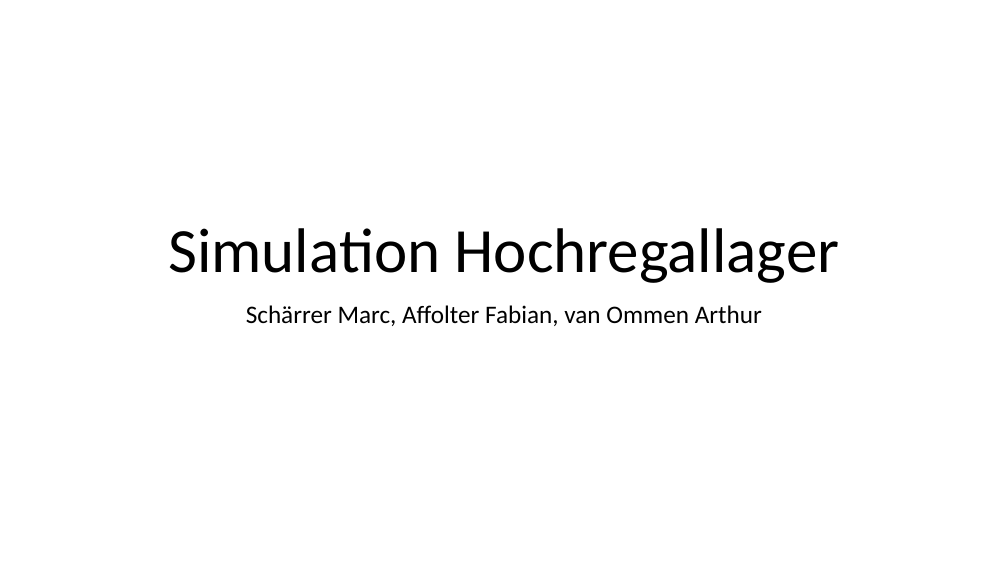
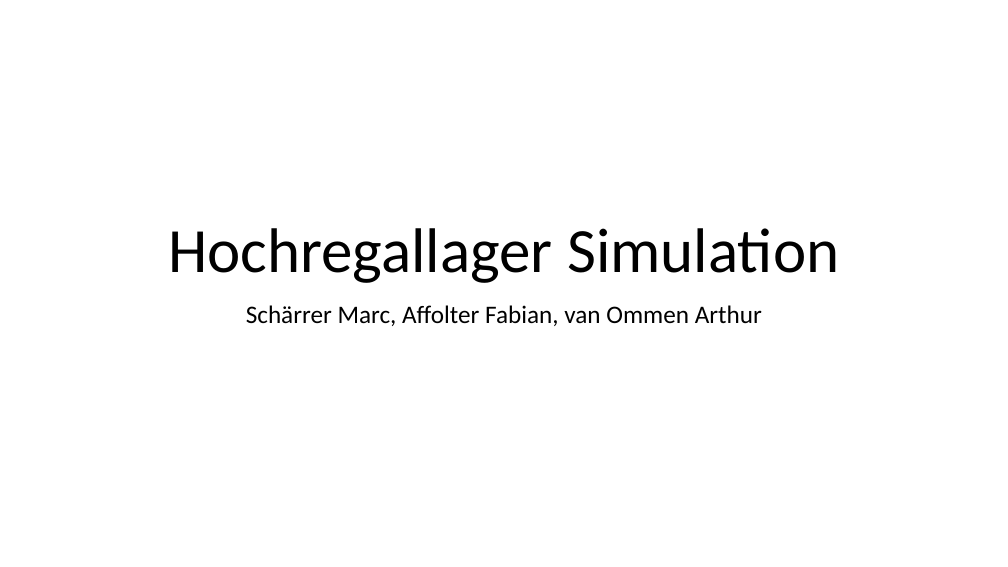
Before and after one commit to fabaff/high-rack-warehouse, a slide deck: slide 1 of docs/Praesentation.pptm. Drawn at 1008x567 pixels with LibreOffice and Linux fonts; fonts in the diff are those of the drawing; background and template pictures are left out. Boxes give left, top, right and bottom in pixels: in the first picture for what was removed or moved away, otherwise in the second. Text is boxed around its words. In the diff, an @@ line names an element or a change of style, - is before the commit and + after.

Commit message:
Präsi

```diff
--- a/docs/Praesentation.pptm
+++ b/docs/Praesentation.pptm
@@ title at bbox=[168, 228, 839, 283]: text changed @@
-Simulation Hochregallager
+Hochregallager Simulation
```
